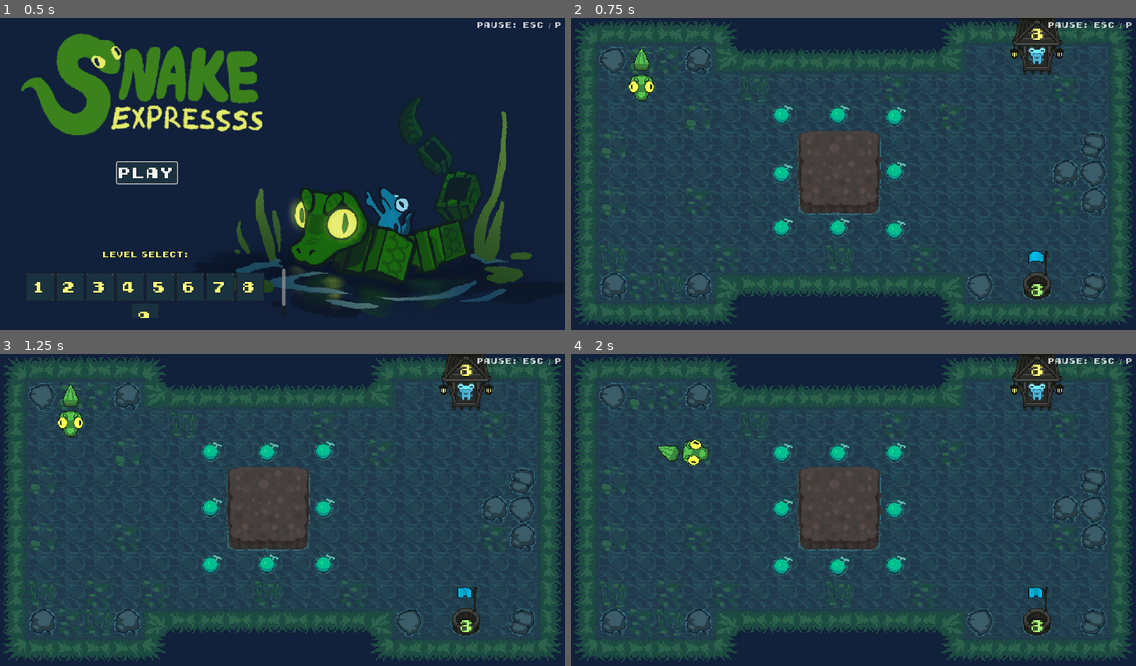
Above: before the commit, frames 1-4 (two rows, left to right).
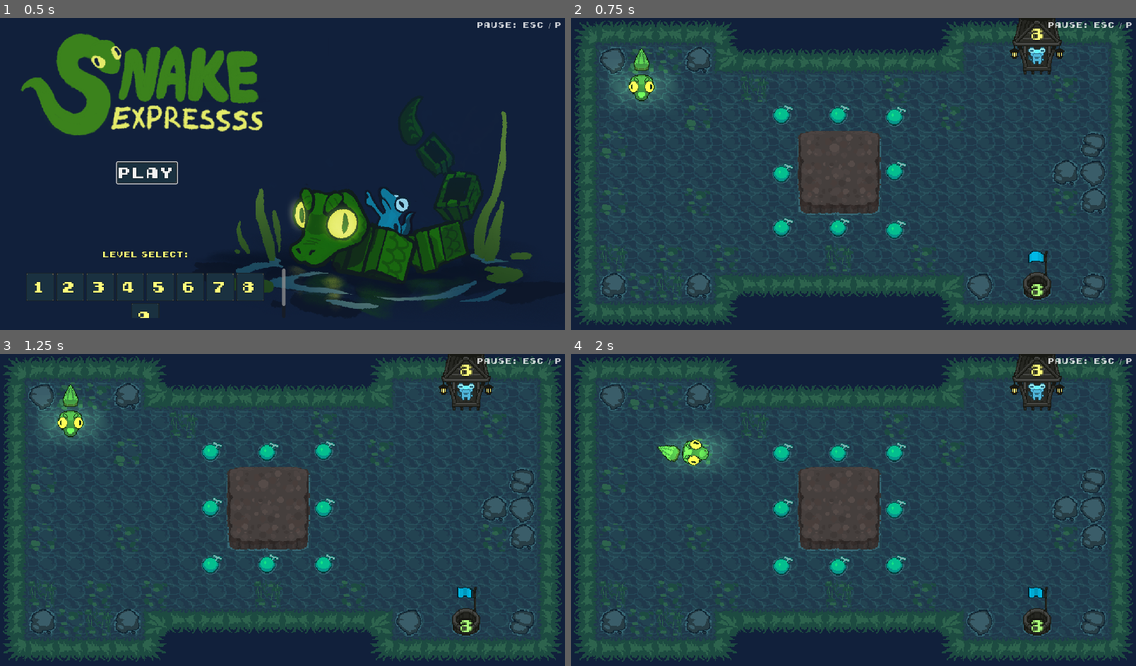
Above: after the commit, the same moments.

Repository: Steaf23/GWJ59-Snake-Expressss
Game: Godot game, scene res://scene_manager.tscn
The game is run twice, just before and just after one commit, with the same random seed, the same clock (stepped at 60 frames per second) and the same inputs. Sound files missing from this copy of the repository are replaced by a short silence.
Inputs (mouse positions are in pixels of both pictures, inside the frame that each line leads up to):
- Up to frame 1 (0.5 s): no input
- Up to frame 2 (0.75 s): click "PLAY" at 0.5 s
- Up to frame 3 (1.25 s): no input
- Up to frame 4 (2 s): tap Enter at 1.25 s; move the mouse to (977, 497) at 1.27 s; hold D (move_right) from 1.28 s (still down); click (977, 497) at 1.42 s; tap Space at 1.52 s

Frame 1 is identical in both runs. In frame 2, 0.7% of the frame differs, in the area x 7-18%, y 14-28%; in frame 3, 0.7%; in frame 4, 0.8%, in the area x 15-28%, y 25-37%.

Commit message:
add boost sound, added lights to snake head, add ghost pickup sound

Diff:
--- a/SoundManager/sounds.gd
+++ b/SoundManager/sounds.gd
@@ -30,3 +30,5 @@
 const TURN_3: StringName = "res://Assets/Audio/Rotate_3.wav"
 const POWERUP_1: StringName = "res://Assets/Audio/SuperFruit_1.wav"
 const POWERUP_2: StringName = "res://Assets/Audio/SuperFruit_2.wav"
+const BOOST: StringName = "res://Assets/Audio/Boost_Whoosh.wav"
+const GHOST: StringName = "res://Assets/Audio/Reverse_Boost_Whoosh.wav"
--- a/train.gd
+++ b/train.gd
@@ -98,6 +98,8 @@
 		if wagon is TrainWagon and wagon.current_cell == target_cell:
 			if has_portal:
 				has_portal = false
+				SoundManager.play_sfx(Sounds.GHOST)
+				SoundManager.play_sfx(Sounds.BOOST)
 				continue
 
 			SoundManager.play_random_sfx([Sounds.CRASH_1, Sounds.CRASH_2, Sounds.CRASH_3])
@@ -265,6 +267,7 @@
 
 
 func start_boost() -> void:
+	SoundManager.play_sfx(Sounds.BOOST)
 	boost_left = boost_size
 	old_boost_left = boost_size
 	$MovementTimer.stop()
--- a/train.tscn
+++ b/train.tscn
@@ -1,14 +1,19 @@
-[gd_scene load_steps=15 format=3 uid="uid://b76ikgus0leci"]
+[gd_scene load_steps=19 format=3 uid="uid://b76ikgus0leci"]
 
 [ext_resource type="Script" path="res://train.gd" id="1_3y54e"]
 [ext_resource type="PackedScene" uid="uid://d2722l1rurupt" path="res://train_wagon.tscn" id="2_55dmj"]
 [ext_resource type="Texture2D" uid="uid://bjm7uqta62wdq" path="res://Assets/Art/SnakeTrain_Head_Bite.png" id="3_j8u8j"]
 [ext_resource type="Texture2D" uid="uid://bq03pgquj441b" path="res://Assets/Art/SnakeTrain_Tail.png" id="4_kcxdi"]
 [ext_resource type="PackedScene" uid="uid://ckp6e67t60hyx" path="res://bound_camera_2d.tscn" id="5_164jo"]
+[ext_resource type="Texture2D" uid="uid://ca6ccp88f2py4" path="res://Assets/Art/snake_normal.png" id="5_dlki4"]
 [ext_resource type="Script" path="res://powerup_helper.gd" id="6_dnjwl"]
 [ext_resource type="Texture2D" uid="uid://bs5s034158csb" path="res://Assets/Art/BoostBarBG.png" id="7_j46re"]
 [ext_resource type="Texture2D" uid="uid://cm1h7c2se384e" path="res://Assets/Art/BoostBar.png" id="7_rd5s4"]
 [ext_resource type="Texture2D" uid="uid://dhae1rlskn076" path="res://Assets/Art/BoostBarFill.png" id="9_ci13t"]
+
+[sub_resource type="CanvasTexture" id="CanvasTexture_vula4"]
+diffuse_texture = ExtResource("3_j8u8j")
+normal_texture = ExtResource("5_dlki4")
 
 [sub_resource type="Animation" id="Animation_p58ls"]
 length = 0.001
@@ -81,6 +86,16 @@
 "open": SubResource("Animation_y2t2t")
 }
 
+[sub_resource type="Gradient" id="Gradient_el5ac"]
+offsets = PackedFloat32Array(0, 0.63871, 1)
+colors = PackedColorArray(1, 1, 1, 1, 0.0764308, 0.0764308, 0.0764308, 1, 0, 0, 0, 1)
+
+[sub_resource type="GradientTexture2D" id="GradientTexture2D_ma0bw"]
+gradient = SubResource("Gradient_el5ac")
+fill = 1
+fill_from = Vector2(0.5, 0.5)
+fill_to = Vector2(1, 1)
+
 [node name="Train" type="Node2D"]
 script = ExtResource("1_3y54e")
 boost_multiplier = 0.75
@@ -99,7 +114,7 @@
 can_have_passenger = false
 
 [node name="Sprite" parent="Wagons/Head" index="0"]
-texture = ExtResource("3_j8u8j")
+texture = SubResource("CanvasTexture_vula4")
 hframes = 3
 vframes = 2
 
@@ -109,10 +124,10 @@
 }
 
 [node name="BoundCamera2D" parent="Wagons/Head" instance=ExtResource("5_164jo")]
-limit_left = -416
-limit_top = -192
-limit_right = 672
-limit_bottom = 448
+limit_left = -384
+limit_top = -160
+limit_right = 704
+limit_bottom = 480
 
 [node name="Corner1" parent="Wagons/Head/BoundCamera2D" index="0"]
 position = Vector2(-384, -160)
@@ -125,6 +140,18 @@
 offset_top = -160.0
 offset_right = -576.0
 offset_bottom = -240.0
+
+[node name="PointLight2D2" type="PointLight2D" parent="Wagons/Head"]
+position = Vector2(31, 14)
+color = Color(1, 1, 0.486275, 1)
+energy = 0.85
+texture = SubResource("GradientTexture2D_ma0bw")
+
+[node name="PointLight2D" type="PointLight2D" parent="Wagons/Head"]
+position = Vector2(1, 14)
+color = Color(1, 1, 0.486275, 1)
+energy = 0.85
+texture = SubResource("GradientTexture2D_ma0bw")
 
 [node name="Tail" parent="Wagons" instance=ExtResource("2_55dmj")]
 unique_name_in_owner = true
Binary file added: Assets/Art/snake_normal.png
Not shown, added: Assets/Audio/Boost_Whoosh.wav
Not shown, added: Assets/Audio/Reverse_Boost_Whoosh.wav
